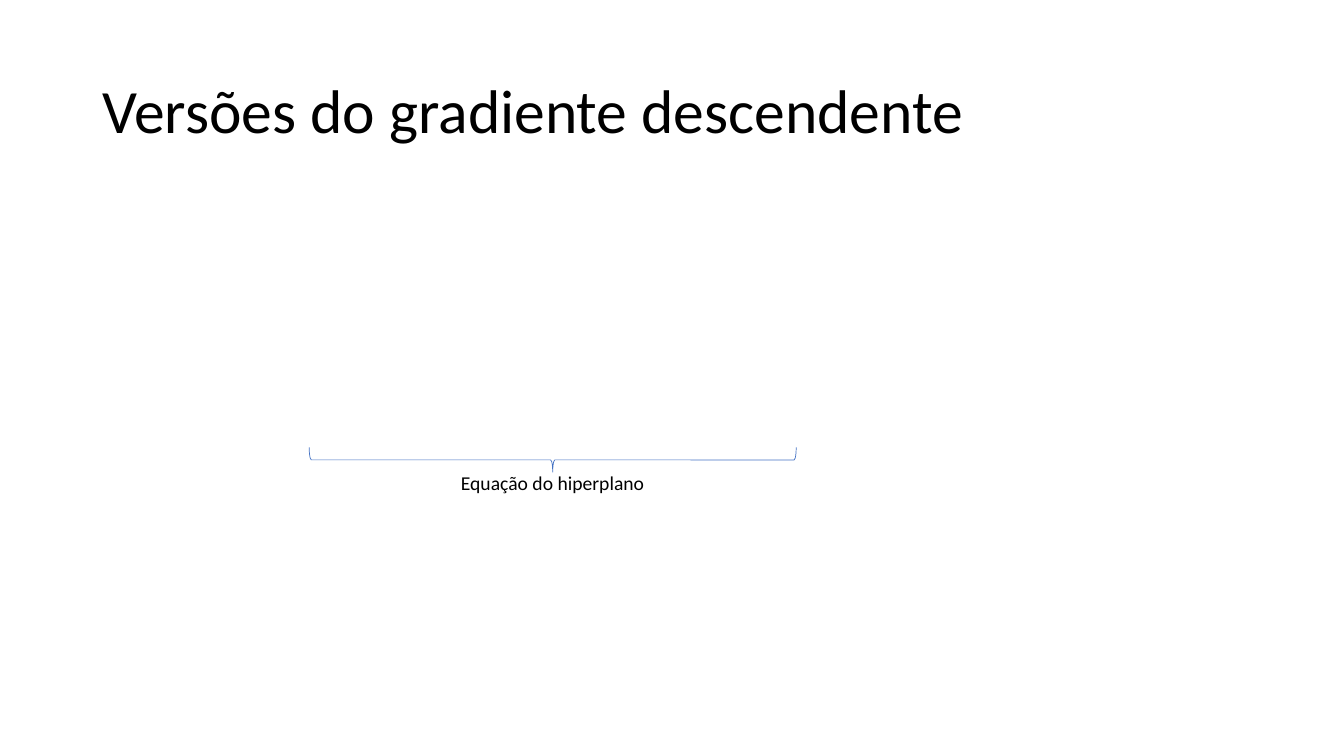
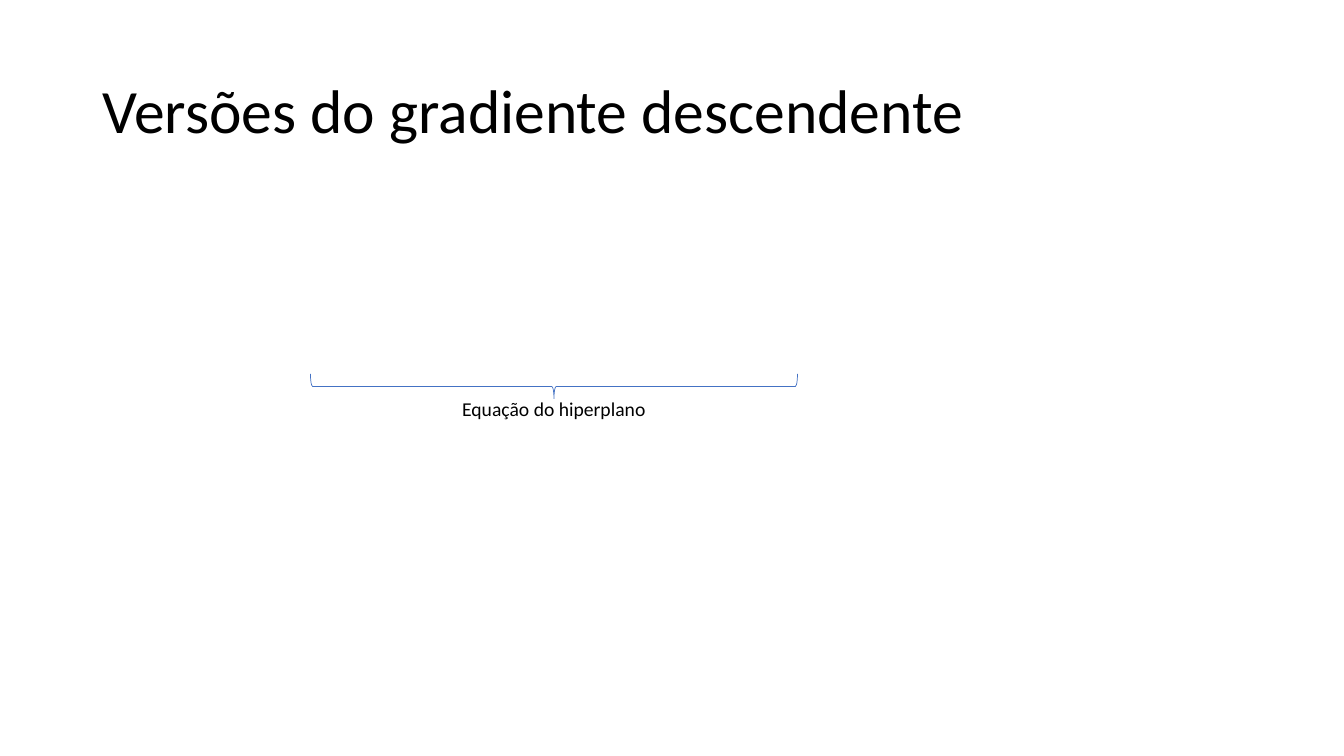
Before and after one commit to zz4fap/c24_inteligencia_artificial, a slide deck: slide 51 of slides/C24_Regressão.pptx (slide 52 before the commit). Drawn at 1344x756 pixels with LibreOffice and Linux fonts; fonts in the diff are those of the drawing; grey boxes stand for pictures. Boxes give left, top, right and bottom in pixels: in the first picture for what was removed or moved away, otherwise in the second. Text is boxed around its words. In the diff, an @@ line names an element or a change of style, - is before the commit and + after.

```diff
--- a/slides/C24_Regressão.pptx
+++ b/slides/C24_Regressão.pptx
@@ right brace: place and size @@
-right brace at (310,448,797,473)
+right brace at (311,374,798,399)
@@ text "Equação do hiperplano": place and size @@
-text "Equação do hiperplano" at (461,476,645,494)
+text "Equação do hiperplano" at (462,402,646,420)
```
Also in this commit, not shown: 11 other slides changed, 4 slides added, 4 slides removed.
